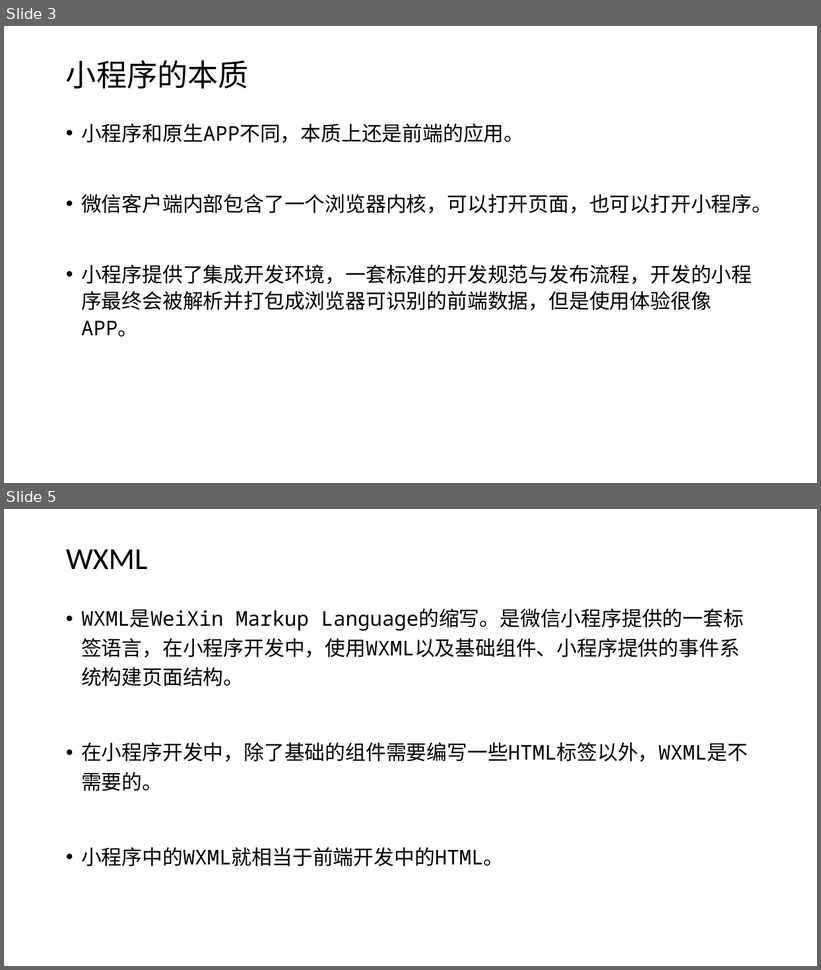
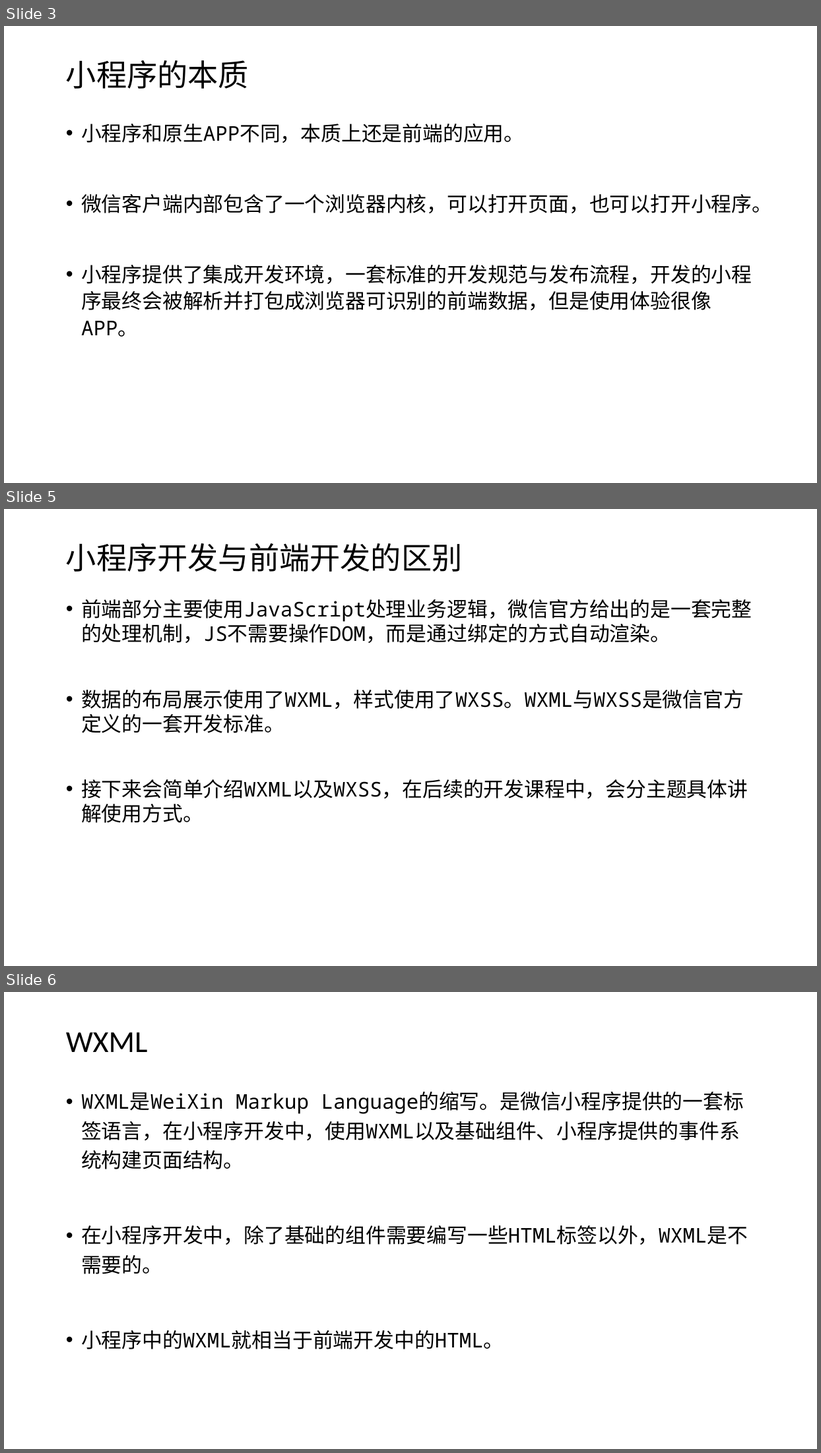
Before and after one commit to edu2act/course-wechat-and-miniprogram, a slide deck: ch12/小程序基本构成.pptx. Shown one above the other, each under a label of ours: slides 3 and 5 before the commit, slides 3, 5 and 6 after it; the slides between them are not shown. The pictures are 821x970 and 821x1453 pixels, drawn with LibreOffice and Linux fonts; fonts in the diff are those of the drawing. Boxes give left, top, right and bottom in pixels: in the first picture for what was removed or moved away, otherwise in the second. Text is boxed around its words. In the diff, an @@ line names an element or a change of style, - is before the commit and + after.

```diff
--- a/ch12/小程序基本构成.pptx
+++ b/ch12/小程序基本构成.pptx
@@ slide 5 added at (4, 509, 817, 966), background #FFFFFF @@
@@ title added at (66, 543, 463, 572), 36 pt, text #000000 @@
+小程序开发与前端开发的区别
@@ text added at (81, 599, 752, 823), 24 pt, text #000000 @@
+• 前端部分主要使用JavaScript处理业务逻辑，微信官方给出的是一套完整的处理机制，JS不需要操作DOM，而是通过绑定的方式自动渲染。
+• 数据的布局展示使用了WXML，样式使用了WXSS。WXML与WXSS是微信官方定义的一套开发标准。
+• 接下来会简单介绍WXML以及WXSS，在后续的开发课程中，会分主题具体讲解使用方式。
@@ what was slide 5 is now slide 6 @@
```
Also in this commit, not shown: 1 slide changed, 1 other file.
